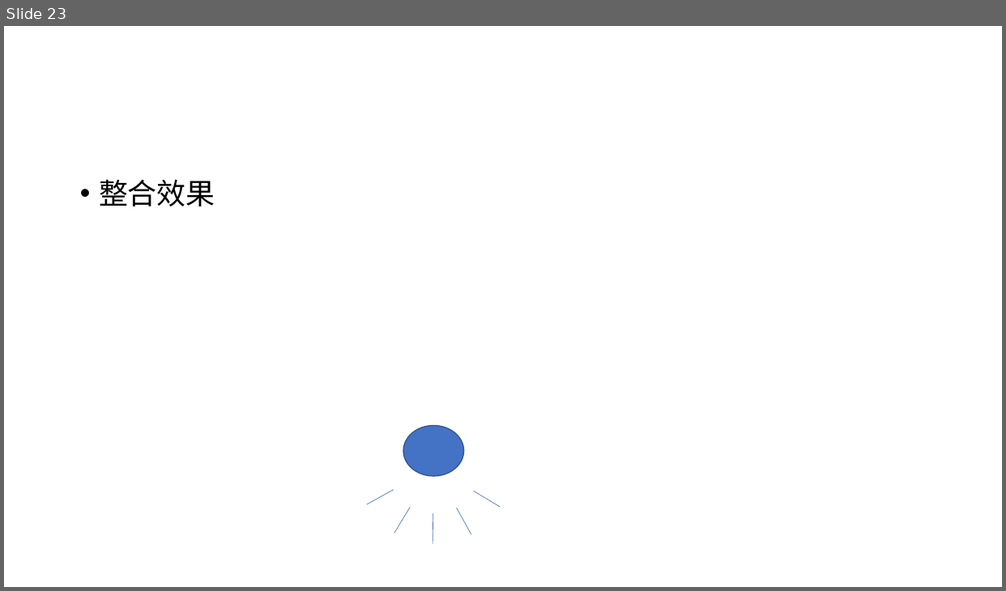
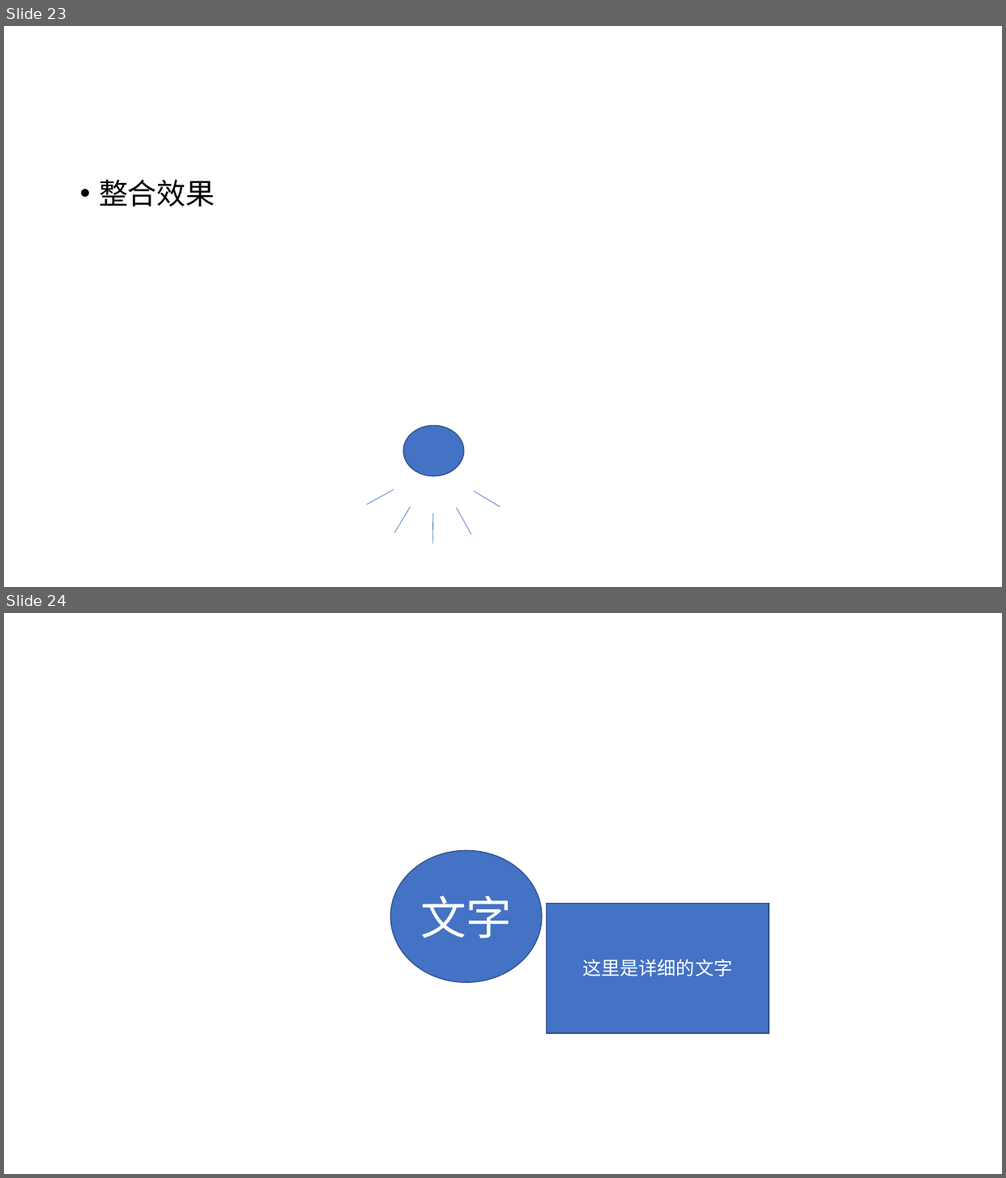
Before and after one commit to Canhui/PPT_Animation_Samples, a slide deck: PPT-Animation-Samples (Part 2).pptx. Shown one above the other, each under a label of ours: slide 23 before the commit, slides 23 and 24 after it. The pictures are 1006x591 and 1006x1178 pixels, drawn with LibreOffice and Linux fonts; fonts in the diff are those of the drawing. Boxes give left, top, right and bottom in pixels: in the first picture for what was removed or moved away, otherwise in the second. Text is boxed around its words. In the diff, an @@ line names an element or a change of style, - is before the commit and + after.

```diff
--- a/PPT-Animation-Samples (Part 2).pptx
+++ b/PPT-Animation-Samples (Part 2).pptx
@@ slide 24 added at (4,613,1002,1174), background #FFFFFF @@
@@ ellipse added at (390,851,542,983), fill #4472C4, outline #325491 1 pt, 44 pt, text #FFFFFF @@
+文字
@@ rectangle added at (547,904,769,1033), fill #4472C4, outline #325491 1 pt, 18 pt, text #FFFFFF @@
+这里是详细的文字
```
Also in this commit, not shown: 1 other slide added, 1 slide removed.
